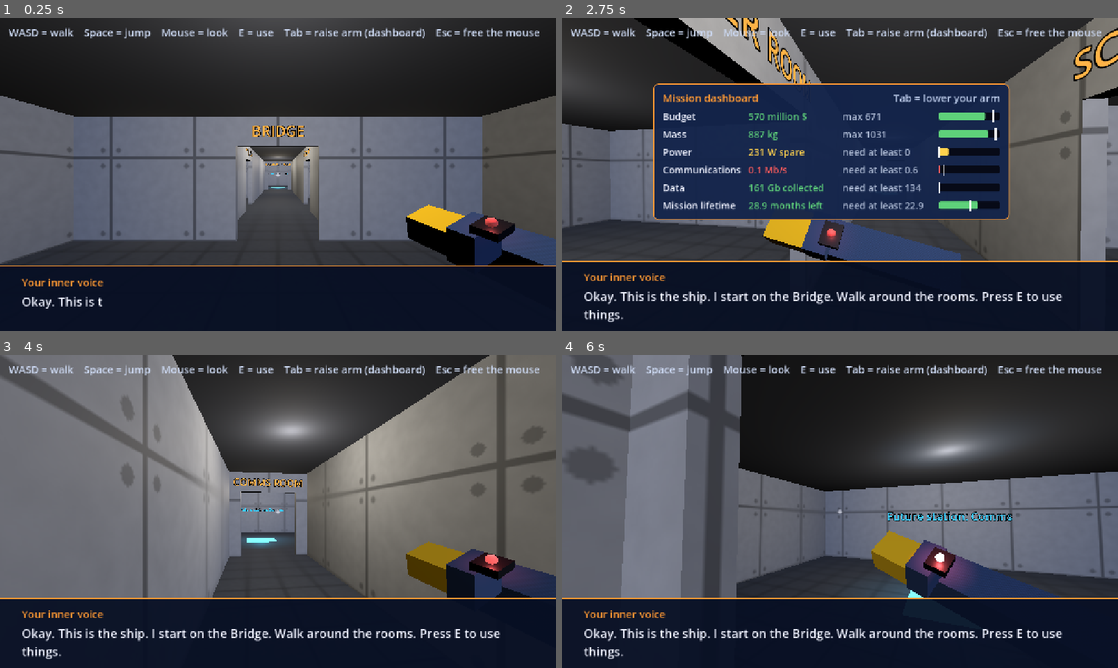
Above: before the commit, frames 1-4 (two rows, left to right).
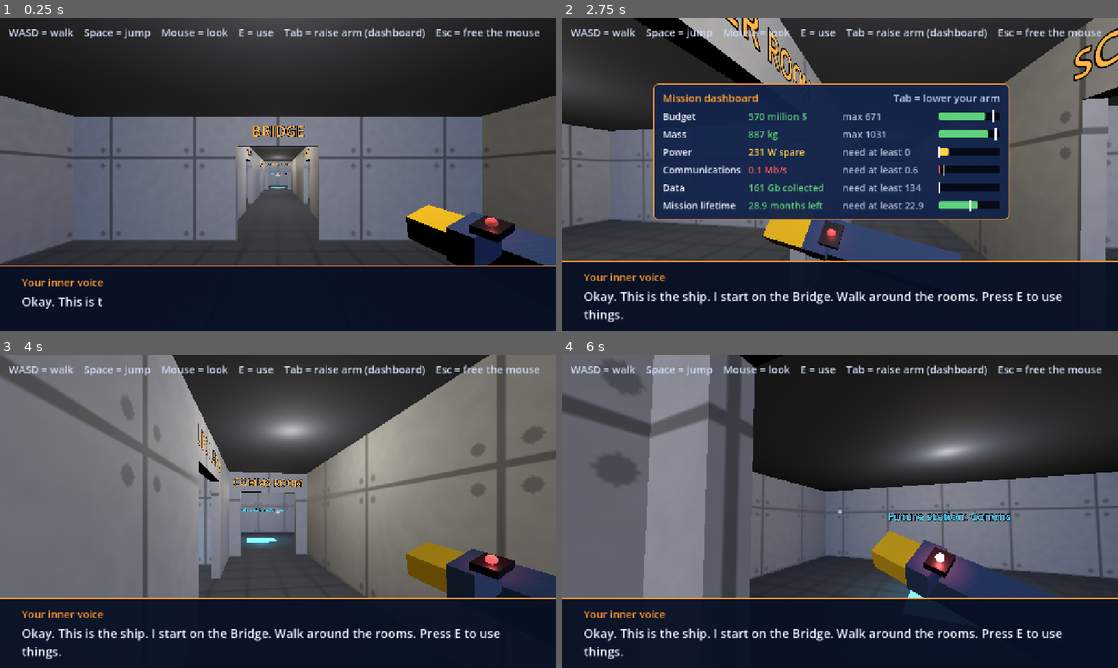
Above: after the commit, the same moments.

Repository: Kaleb-45/how-did-we-get-here
Game: Godot game, scene res://scenes/walk.tscn
The game is run twice, just before and just after one commit, with the same random seed, the same clock (stepped at 60 frames per second) and the same inputs. This scene is started directly instead of the project's main scene.
Inputs (mouse positions are in pixels of both pictures, inside the frame that each line leads up to):
- Up to frame 1 (0.25 s): no input
- Up to frame 2 (2.75 s): tap E (interact) at 0.5, 2 s; move the mouse to (867, 174) at 0.52 s; hold E (interact) 0.53-1.28 s; hold W (move_forward) from 0.53 s (still down); click (867, 174) at 0.67 s; tap Space (jump) at 0.77, 1.52 s; move the mouse to (812, 174) at 1.27 s; tap Tab (toggle_dashboard) at 1.35 s; move the mouse to (851, 168) at 2.02 s; hold E (interact) from 2.03 s (still down)
- Up to frame 3 (4 s): keep holding W (move_forward); move the mouse to (272, 517) at 2.77 s; release E (interact) at 2.78 s; tap Tab (toggle_dashboard) at 2.85 s; click (272, 517) at 2.92 s; tap Space (jump) at 3.02, 3.77 s; tap E (interact) at 3.5 s; move the mouse to (316, 514) at 3.52 s; hold E (interact) from 3.53 s (still down)
- Up to frame 4 (6 s): move the mouse to (795, 508) at 4.27 s; release E (interact) at 4.28 s; tap Tab (toggle_dashboard) at 4.35, 5.85 s; tap Space (jump) at 4.52 s; move the mouse to (845, 511) at 5.02 s; hold E (interact) 5.03-5.78 s; click (845, 511) at 5.17 s; move the mouse to (817, 505) at 5.77 s; release W (move_forward) at 5.78 s; hold D (move_right) from 5.78 s (still down)

The runs differ from the first frame. In frame 1, less than 0.1% of the frame differs, in the area x 46-48%, y 45-57%; in frame 2, less than 0.1%; in frame 3, 1.2%; in frame 4, 12%, in the area x 0-100%, y 0-78%.
Error in both runs: Invalid access to property or key 'camera' on a base object of type 'Dictionary'. (res://scripts/autoload/GameState.gd:227)

Commit message:
A10: Life Support room (east of hallway) with sign and food, water, air markers
Co-Authored-By: Claude Opus 5.5 <noreply@anthropic.com>

Diff:
--- a/data/game_data.json
+++ b/data/game_data.json
@@ -347,7 +347,8 @@
       "bridge": { "x": [-5, 5], "z": [-14, -6], "door": "south" },
       "power_room": { "x": [1.5, 9.5], "z": [-5, 3], "door": "west" },
       "science_bay": { "x": [-9.5, -1.5], "z": [-5, 3], "door": "east" },
-      "comms_room": { "x": [-5, 5], "z": [10, 18], "door": "north" }
+      "comms_room": { "x": [-5, 5], "z": [10, 18], "door": "north" },
+      "life_support": { "x": [1.5, 9.5], "z": [4, 9], "door": "west" }
     },
     "player_start": [0, 0, -11],
     "player_facing_degrees": 180,
@@ -363,7 +364,10 @@
     "station_markers": {
       "_readme": "Glowing floor squares for stations we will build later. Each one = [x, z] on the floor, inside that room. The text is in story.json (ship / future_stations).",
       "science_bay": [-5.5, -1],
-      "comms_room": [0, 14]
+      "comms_room": [0, 14],
+      "life_support_food": [4, 7.5],
+      "life_support_water": [6, 7.5],
+      "life_support_air": [8, 7.5]
     },
     "marker_size": 1.6,
     "marker_color": "#3fd0ff",
--- a/data/story.json
+++ b/data/story.json
@@ -66,11 +66,15 @@
       "bridge": "BRIDGE",
       "power_room": "POWER ROOM",
       "science_bay": "SCIENCE BAY",
-      "comms_room": "COMMS ROOM"
+      "comms_room": "COMMS ROOM",
+      "life_support": "LIFE SUPPORT"
     },
     "future_stations": {
       "science_bay": "Future station: Data",
-      "comms_room": "Future station: Comms"
+      "comms_room": "Future station: Comms",
+      "life_support_food": "Food station",
+      "life_support_water": "Water station",
+      "life_support_air": "Air station"
     }
   },
   "walk_screen": {
--- a/scripts/ship.gd
+++ b/scripts/ship.gd
@@ -1,6 +1,6 @@
 # ship.gd
 # Builds the ship interior (a "graybox": plain boxes, no art) from the numbers
-# in game_data.json ("ship"): one hallway and four rooms, a name sign over
+# in game_data.json ("ship"): one hallway and five rooms, a name sign over
 # each doorway, and glowing markers where future stations will go
 # (the words are in story.json "ship"). Every floor, wall
 # and ceiling is solid, and each room has a doorway into the hallway.
